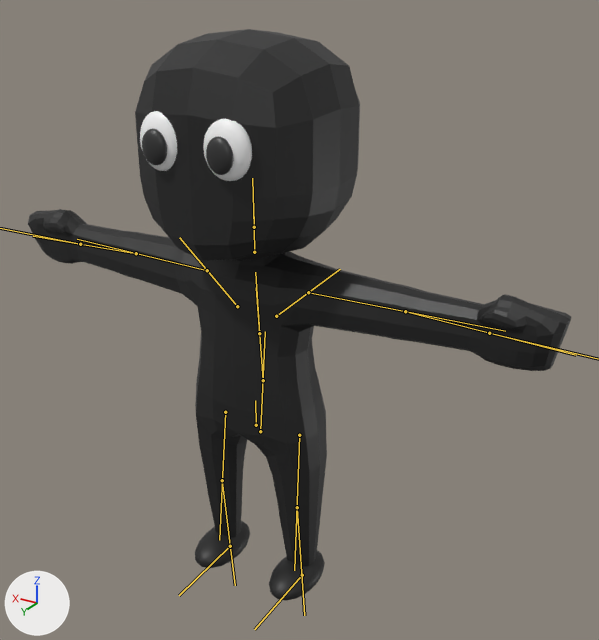
A saved change to the glTF model assets/models/character/character_rigged.glb.
The view is the same before and after, from a 50 mm camera at (-1.201, 1.765, 1.773) aimed at (-0.133, -0.014, 0.884). Lighting does not change. The marker at lower left points along +X, +Y and +Z. The picture after the commit comes second. The bones that change, and the others that lie on the model, are drawn over the model as lines.

In view in the first picture: 'Body'.
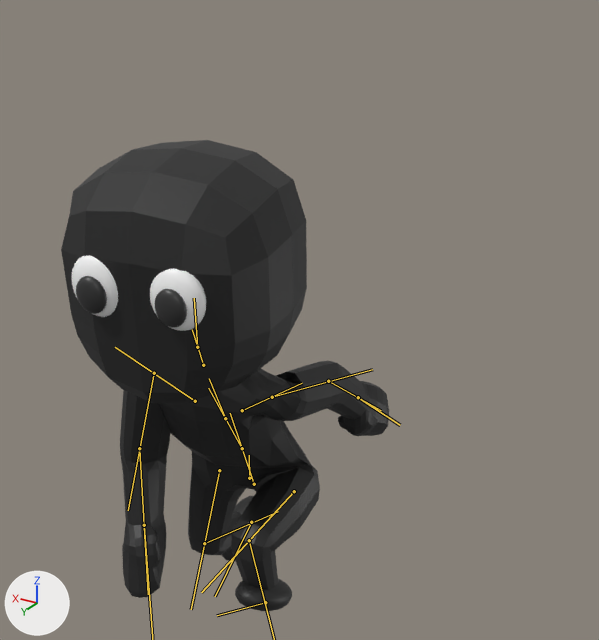
The newer file adds an action. The first version stands in its rest pose; the second is drawn at frame 15 of the action 'CrouchWalk'.

Where the change shows, as pixel boxes (x1, y1, x2, y2) in the pictures (599 x 640 px):
'Body', posed (40% narrower, 18% shorter)
    before: (28, 29, 571, 601)
    after: (61, 140, 389, 611)
bone 'Foot.L', root to tip
    before: (302, 575) to (254, 629)
    after: (265, 602) to (217, 615)
bone 'Body', root to tip
    before: (256, 425) to (255, 400)
    after: (249, 478) to (249, 455)
bone 'Hips', root to tip
    before: (260, 431) to (265, 331)
    after: (254, 484) to (230, 413)
bone 'Abdomen', root to tip
    before: (263, 380) to (256, 287)
    after: (242, 448) to (208, 388)
bone 'Torso', root to tip
    before: (259, 333) to (255, 272)
    after: (225, 418) to (209, 378)
bone 'Head', root to tip
    before: (254, 227) to (252, 178)
    after: (197, 347) to (194, 298)
bone 'UpperArm.L', root to tip
    before: (308, 292) to (505, 331)
    after: (272, 397) to (372, 369)
bone 'LowerArm.L', root to tip
    before: (405, 311) to (576, 355)
    after: (328, 381) to (381, 410)
bone 'UpperArm.R', root to tip
    before: (207, 270) to (77, 239)
    after: (154, 373) to (128, 510)
bone 'LowerArm.R', root to tip
    before: (136, 253) to (33, 236)
    after: (139, 448) to (148, 594)
bone 'UpperLeg.L', root to tip
    before: (299, 435) to (294, 570)
    after: (294, 491) to (201, 592)
bone 'UpperLeg.R', root to tip
    before: (225, 412) to (219, 540)
    after: (219, 470) to (191, 609)
bone 'LowerLeg.R', root to tip
    before: (222, 480) to (235, 585)
    after: (204, 543) to (278, 511)
bone 'Foot.R', root to tip
    before: (230, 546) to (179, 595)
    after: (251, 522) to (215, 596)

The change in detail:
Bone 'Foot.L' (bone_foot_l) moves from (0.0, 0.0, 0.0) to (0.0, 0.396, 0.097).
Bone 'Foot.L' (bone_foot_l) turns from (0, 0, 0) to (31, 0, 0) degrees about its own x, y and z.
Bone 'Body' (bone_body) moves from (0.0, 0.0, 0.0) to (-0.001, -0.31, 0.08).
Bone 'Hips' (bone_hips) turns from (0, 0, 0) to (26, 0, 0) degrees about its own x, y and z.
Bone 'Abdomen' (bone_abdomen) turns from (0, 0, 0) to (-2, 0, 0) degrees about its own x, y and z.
Bone 'Torso' (bone_torso) turns from (0, 0, 0) to (0, 9, -6) degrees about its own x, y and z.
Bone 'Head' (bone_head) turns from (0, 0, 0) to (-20, 0, 0) degrees about its own x, y and z.
Bone 'UpperArm.L' (bone_upperarm_l) turns from (0, 0, 0) to (-139, 31, -85) degrees about its own x, y and z.
Bone 'LowerArm.L' (bone_lowerarm_l) turns from (0, 0, 0) to (20, -3, -10) degrees about its own x, y and z.
Bone 'Fist.L' (bone_fist_l) turns from (0, 0, 0) to (-1, 18, -1) degrees about its own x, y and z.
Bone 'UpperArm.R' (bone_upperarm_r) turns from (0, 0, 0) to (-68, -4, 59) degrees about its own x, y and z.
Bone 'LowerArm.R' (bone_lowerarm_r) turns from (0, 0, 0) to (9, -21, 25) degrees about its own x, y and z.
Bone 'Fist.R' (bone_fist_r) turns from (0, 0, 0) to (-1, -18, 1) degrees about its own x, y and z.
Bone 'UpperLeg.L' (bone_upperleg_l) moves from (0.0, 0.0, 0.0) to (-0.001, 0.025, 0.019).
Bone 'UpperLeg.L' (bone_upperleg_l) turns from (0, 0, 0) to (-80, 0, 0) degrees about its own x, y and z.
Bone 'LowerLeg.L' (bone_lowerleg_l) turns from (0, 0, 0) to (87, 0, 0) degrees about its own x, y and z.
Bone 'UpperLeg.R' (bone_upperleg_r) moves from (0.0, 0.0, 0.0) to (0.001, 0.051, 0.006).
Bone 'UpperLeg.R' (bone_upperleg_r) turns from (0, 0, 0) to (-16, 0, 0) degrees about its own x, y and z.
Bone 'LowerLeg.R' (bone_lowerleg_r) turns from (0, 0, 0) to (81, 0, 0) degrees about its own x, y and z.
Bone 'Foot.R' (bone_foot_r) moves from (0.0, 0.0, 0.0) to (0.0, -0.245, 0.023).
Bone 'Foot.R' (bone_foot_r) turns from (0, 0, 0) to (-34, 0, 0) degrees about its own x, y and z.
